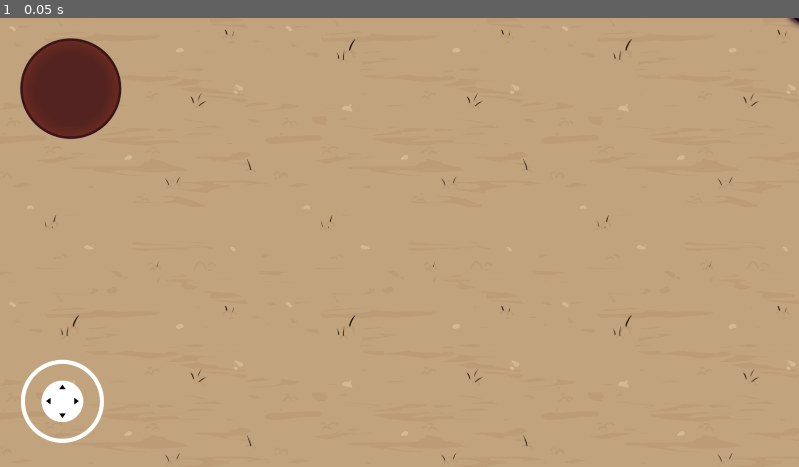
Above: before the commit, frame 1.
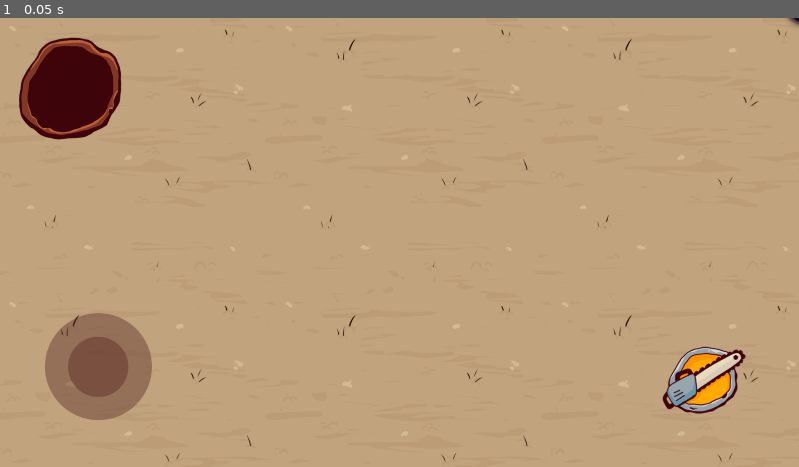
Above: after the commit, the same moment.

Repository: ezhor/Sevijam-4
Game: Godot game, scene res://Scenes/main.tscn
The game is run twice, just before and just after one commit, with the same random seed, the same clock (stepped at 60 frames per second) and the same inputs.
Inputs:
- Up to frame 1 (0.05 s): no input

The runs differ from the first frame. In frame 1, 6.2% of the frame differs, in the area x 2-94%, y 4-95%.

Commit message:
Attack touch button & new UI icons

Diff:
--- a/Scenes/main.tscn
+++ b/Scenes/main.tscn
@@ -8,6 +8,9 @@
 [ext_resource type="Texture2D" uid="uid://bgrv5wypxll5r" path="res://Sprites/UI/map-base.png" id="6_21xkr"]
 [ext_resource type="Script" uid="uid://bxbexi25vvgnl" path="res://Scripts/UI/Map.gd" id="6_344ge"]
 [ext_resource type="PackedScene" uid="uid://b66u1uvcq6wc6" path="res://Scenes/UI/map_icon.tscn" id="7_ynf5e"]
+[ext_resource type="Texture2D" uid="uid://clg17lnxpjagd" path="res://Sprites/UI/joystik-1.png" id="9_d1ilt"]
+[ext_resource type="Texture2D" uid="uid://d26uct5vkjo1e" path="res://Sprites/UI/Attack.png" id="9_ynf5e"]
+[ext_resource type="Texture2D" uid="uid://b8tptbuxhacqn" path="res://Sprites/UI/joystik-2.png" id="10_6iyac"]
 
 [sub_resource type="TileSetAtlasSource" id="TileSetAtlasSource_8gbba"]
 texture = ExtResource("3_8gbba")
@@ -63,7 +66,7 @@
 [node name="Map" type="Node2D" parent="UI"]
 position = Vector2(170, 170)
 script = ExtResource("6_344ge")
-bounds = 100.0
+bounds = 80.0
 icon = ExtResource("7_ynf5e")
 prefix = "position"
 
@@ -71,6 +74,25 @@
 texture = ExtResource("6_21xkr")
 
 [node name="Virtual Joystick" parent="UI" instance=ExtResource("5_kry3j")]
+offset_left = 86.0
+offset_top = -391.0
+offset_right = 386.0
+offset_bottom = -91.0
+
+[node name="Base" parent="UI/Virtual Joystick" index="0"]
+offset_left = -129.0
+offset_top = -129.0
+offset_right = 129.0
+offset_bottom = 129.0
+texture = ExtResource("9_d1ilt")
+
+[node name="Tip" parent="UI/Virtual Joystick/Base" index="0"]
+pivot_offset = Vector2(75, 75)
+texture = ExtResource("10_6iyac")
 
 [node name="TouchScreenButton" type="TouchScreenButton" parent="UI"]
-position = Vector2(1595, 939)
+position = Vector2(1592, 791)
+texture_normal = ExtResource("9_ynf5e")
+action = "attack"
+
+[editable path="UI/Virtual Joystick"]
Not shown: 1 places in Scenes/main.tscn that only renumber resources
Binary file added: Sprites/UI/Attack.png
Not shown, added: Sprites/UI/Attack.png.import
Binary file added: Sprites/UI/joystik-1.png
Not shown, added: Sprites/UI/joystik-1.png.import
Binary file added: Sprites/UI/joystik-2.png
Not shown, added: Sprites/UI/joystik-2.png.import
Binary file changed: Sprites/UI/map-base.png
Binary file changed: Sprites/UI/people.png
